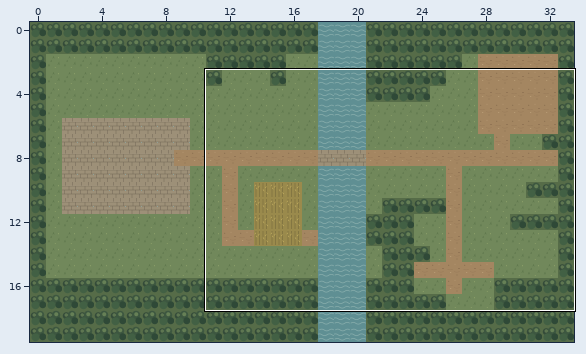
Tiled map, stored at assets/maps/port_felin_world.tmx. Above, an overview of the earlier version with the close-up marked.
Close-up. As it was:
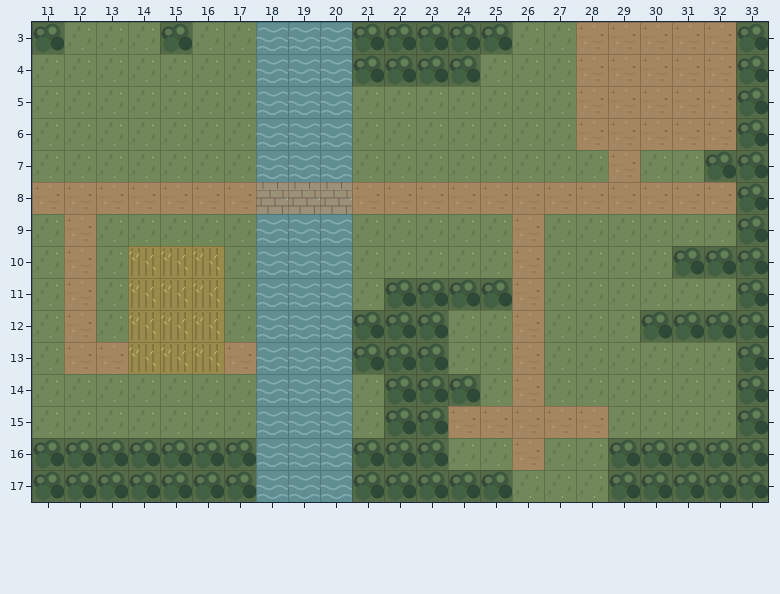
Cells are 64x64 px. Shown: x 11..33, y 3..17.
Once edited:
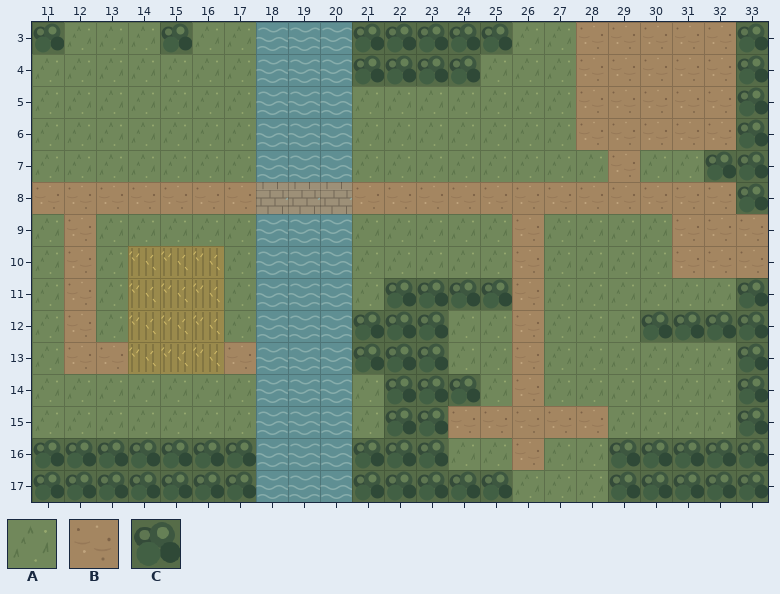
Key: from "world_tiles": A 0, B 3, C 5.
_ is an empty cell.
The exact change:
Layer "Ground":
Tile A becomes tile B in row 9 at x 31 to 32.
Tile C becomes tile B in row 9 at x 33; in row 10 at x 31 to 33.
Changed places in both close-ups, as pixel boxes (x1, y1, x2, y2):
changed: (672, 214, 768, 278)
